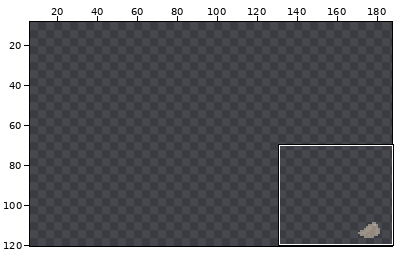
File history of a sprite sheet, images/waterAssets/sediment.png. Above: a wide view before the commit, with the close-up outlined.
Close-up. Old version:
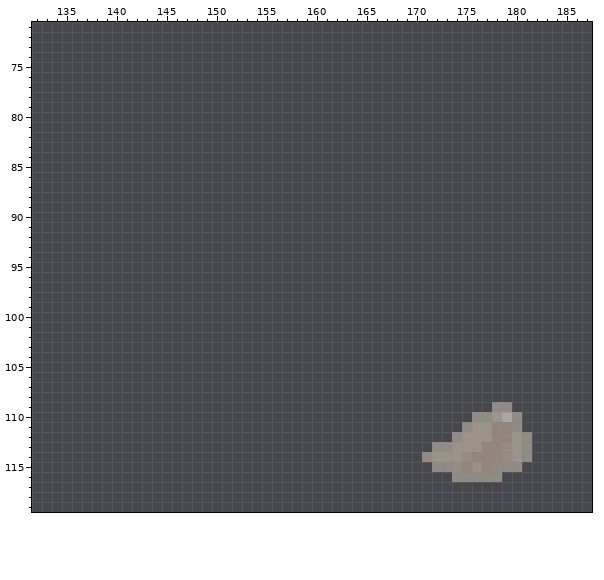
The file is 192x128 pixels. Pixels under 10% opacity are left out. Colours within 5 levels of each other are drawn and written as one. Shown: x 132..187, y 71..119. The wide view leaves out empty margins. The commit also changed other parts of the picture, which this record leaves out.
The result:
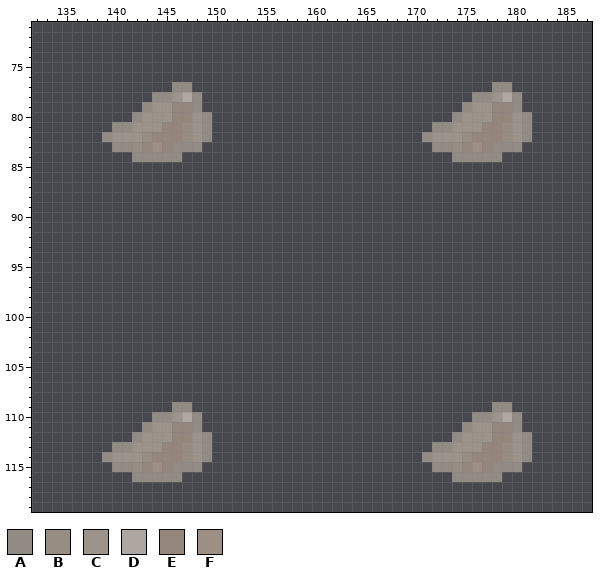
Palette (. is transparent): A #928b84  B #988d82  C #9c948b  D #aea6a0  E #95867c  F #9e8f84
The exact change:
@@ x 132..187 @@
  76 ........................................................
- 77 ........................................................
- 78 ........................................................
- 79 ........................................................
- 80 ........................................................
- 81 ........................................................
- 82 ........................................................
- 83 ........................................................
- 84 ........................................................
+ 77 ..............AA..............................AA........
+ 78 ............AACDA...........................AACDA.......
+ 79 ...........ACCEEA..........................ACCEEA.......
+ 80 ..........ACCCEECA........................ACCCEECA......
+ 81 ........AACCCEEBCA......................AACCCEEBCA......
+ 82 .......ACCCBEEEBCA.....................ACCCBEEEBCA......
+ 83 ........AABEFEAAA.......................AABEFEAAA.......
+ 84 ..........AAAAA...........................AAAAA.........
  85 ........................................................
@@ x 137..151 @@
 108 ...............
-109 ...............
-110 ...............
-111 ...............
-112 ...............
-113 ...............
-114 ...............
-115 ...............
-116 ...............
+109 .........AA....
+110 .......AACDA...
+111 ......ACCEEA...
+112 .....ACCCEECA..
+113 ...AACCCEEBCA..
+114 ..ACCCBEEEBCA..
+115 ...AABEFEAAA...
+116 .....AAAAA.....
 117 ...............
Pixel boxes of the changes (left, top, right, bottom) in both close-ups:
added: (102, 82, 212, 162)
added: (422, 82, 532, 162)
added: (102, 402, 212, 482)
